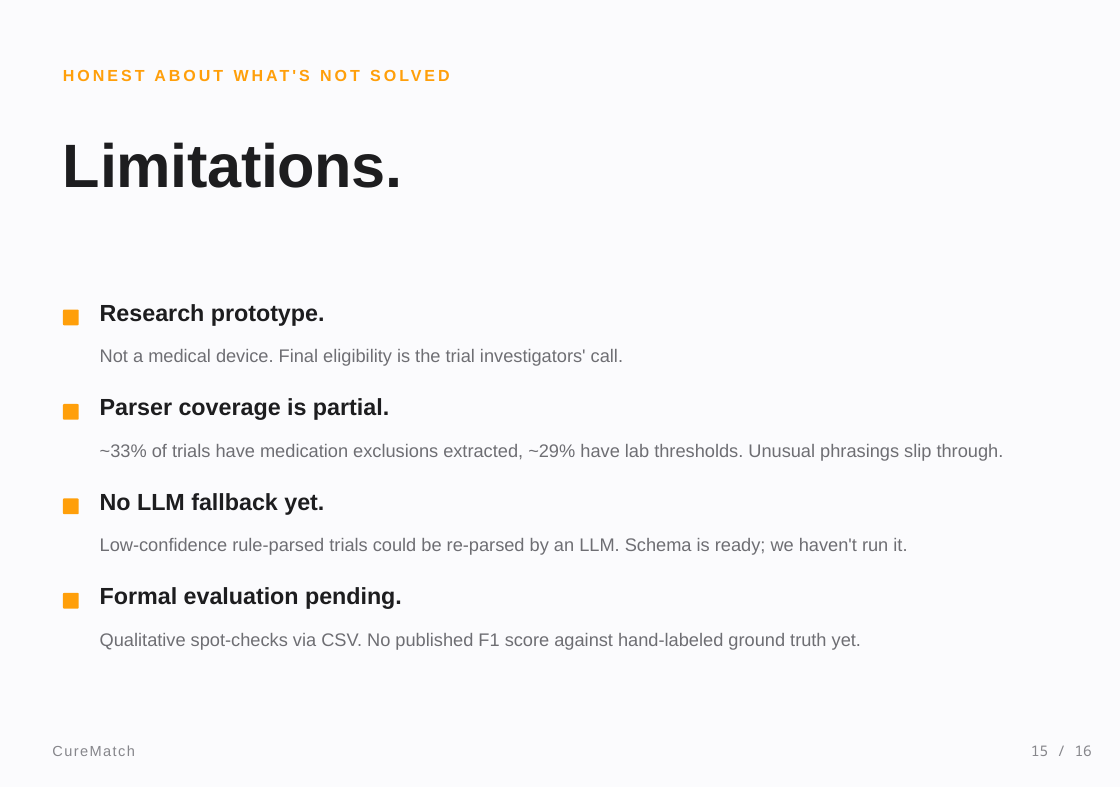
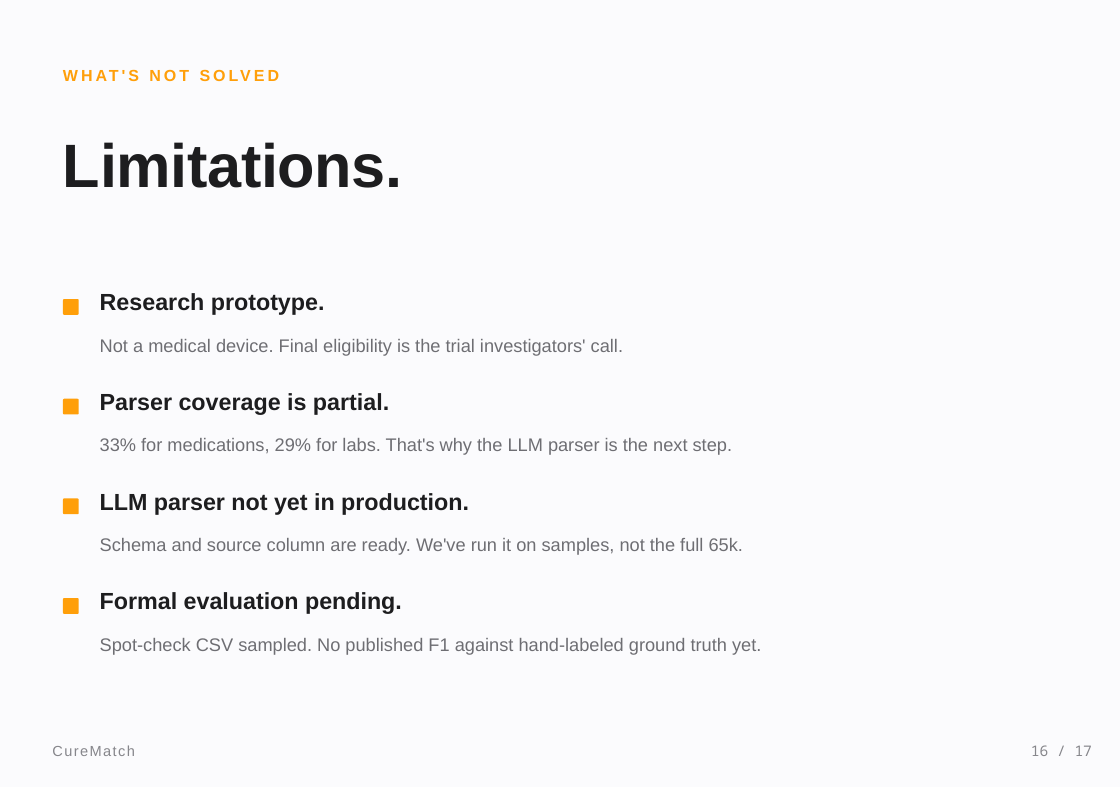
Before and after one commit to meetgajjarx07/curematch, a slide deck: slide 16 of CureMatch_Presentation.pptx (slide 15 before the commit). Drawn at 1120x787 pixels with LibreOffice and Linux fonts; fonts in the diff are those of the drawing. Boxes give left, top, right and bottom in pixels: in the first picture for what was removed or moved away, otherwise in the second. Text is boxed around its words. In the diff, an @@ line names an element or a change of style, - is before the commit and + after.

```diff
--- a/CureMatch_Presentation.pptx
+++ b/CureMatch_Presentation.pptx
@@ text at (100,69,139,352): text changed @@
-HONEST ABOUT WHAT'S NOT SOLVED
+WHAT'S NOT SOLVED
@@ 2 texts, 1 rounded rectangle: place and size @@
-2 texts, 1 rounded rectangle at (63,304,623,366)
+2 texts, 1 rounded rectangle at (63,293,623,356)
@@ text "Parser coverage is partial.": place and size @@
-text "Parser coverage is partial." at (100,398,389,420)
+text "Parser coverage is partial." at (100,393,389,415)
@@ rounded rectangle: place and size @@
-rounded rectangle at (63,404,79,420)
+rounded rectangle at (63,399,79,415)
@@ text at (100,438,732,455): text changed @@
-~33% of trials have medication exclusions extracted, ~29% have lab thresholds. Unusual phrasings slip through.
+33% for medications, 29% for labs. That's why the LLM parser is the next step.
@@ text at (100,493,469,515): text changed @@
-No LLM fallback yet.
+LLM parser not yet in production.
@@ text at (100,538,743,555): text changed @@
-Low-confidence rule-parsed trials could be re-parsed by an LLM. Schema is ready; we haven't run it.
+Schema and source column are ready. We've run it on samples, not the full 65k.
@@ rounded rectangle: place and size @@
-rounded rectangle at (63,593,79,609)
+rounded rectangle at (63,598,79,614)
@@ text "Formal evaluation pending.": place and size @@
-text "Formal evaluation pending." at (100,587,402,609)
+text "Formal evaluation pending." at (100,592,402,614)
@@ text at (100,638,761,655): text changed @@
-Qualitative spot-checks via CSV. No published F1 score against hand-labeled ground truth yet.
+Spot-check CSV sampled. No published F1 against hand-labeled ground truth yet.
@@ text at (1031,745,1092,756): text changed @@
-15 / 16
+16 / 17
```
Also in this commit, not shown: 4 other slides changed, 12 slides added, 11 slides removed, 1 other file.
